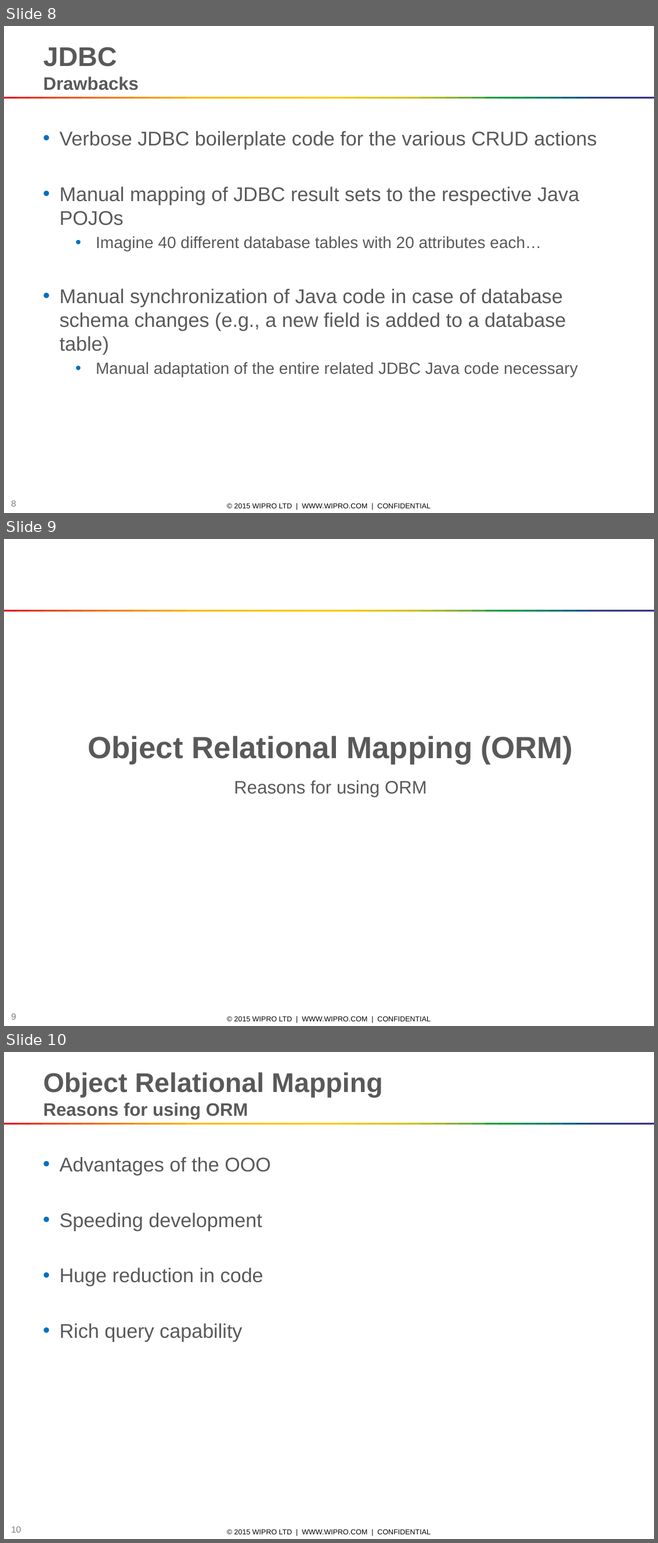
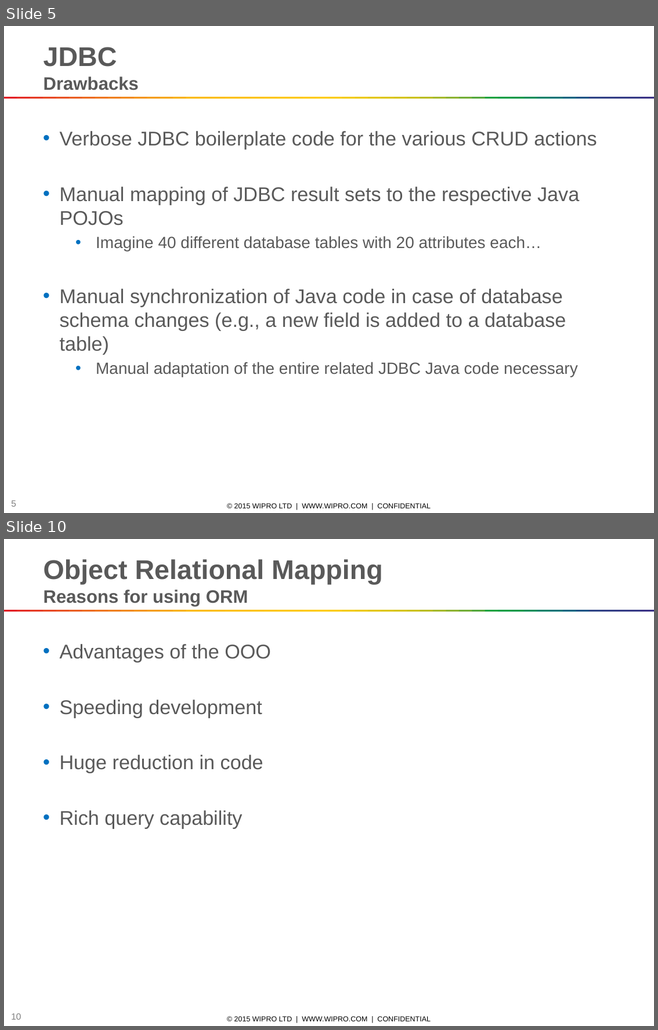
Before and after one commit to marcelsamaruga/wiproTraining, a slide deck: Java Persistence API and Hibernate.pptx. Shown one above the other, each under a label of ours: slides 8, 9 and 10 before the commit, slides 5 and 10 after it; the slides between them are not shown. The pictures are 658x1543 and 658x1030 pixels, drawn with LibreOffice and Linux fonts; fonts in the diff are those of the drawing; background and template pictures are left out. Boxes give left, top, right and bottom in pixels: in the first picture for what was removed or moved away, otherwise in the second. Text is boxed around its words. In the diff, an @@ line names an element or a change of style, - is before the commit and + after.

```diff
--- a/Java Persistence API and Hibernate.pptx
+++ b/Java Persistence API and Hibernate.pptx
@@ slide 9 removed at [4,539,654,1026], background #FFFFFF; not listed: 53 template elements that a slide beside it also shows @@
@@ rectangle removed at [4,585,654,606] @@
@@ text removed at [88,736,572,765] @@
-Object Relational Mapping (ORM)
@@ text removed at [234,780,427,798] @@
-Reasons for using ORM
@@ what was slide 8 is now slide 5 @@
@@ page number at [11,500,16,507]: text changed @@
-8
+5
```
Also in this commit, not shown: 1 slide changed, 3 slides added, 2 other slides removed, 2 other files.
